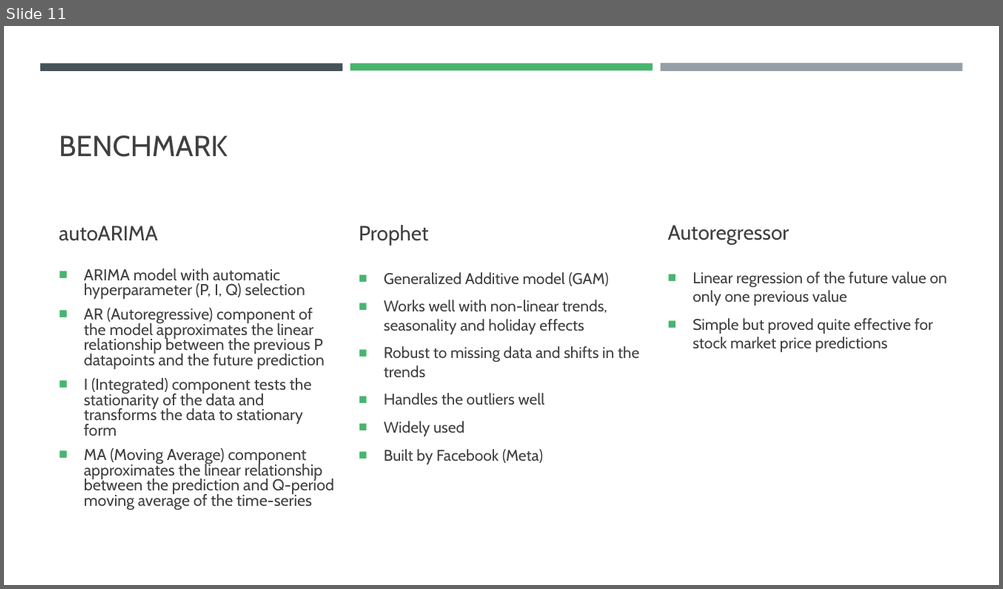
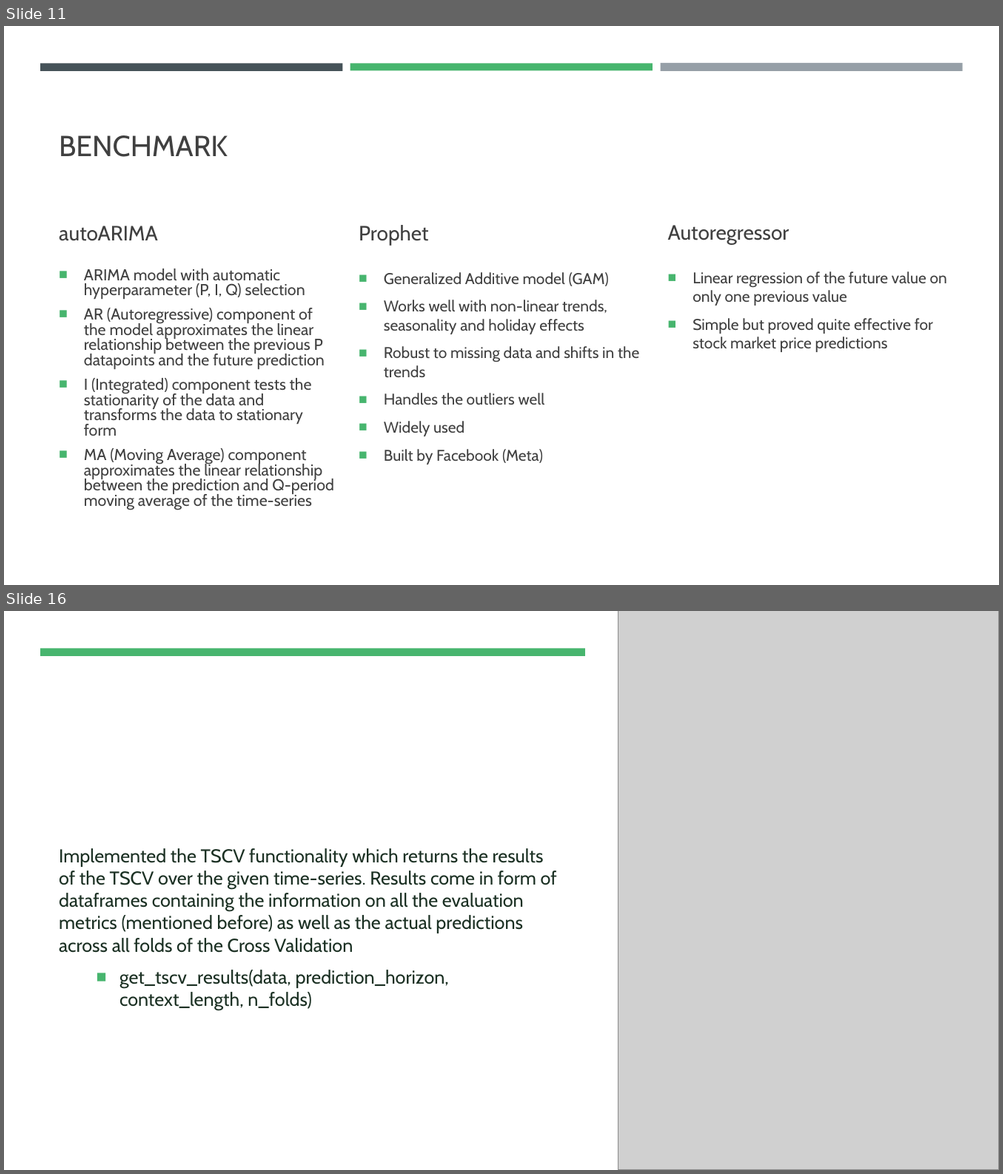
Before and after one commit to filip-topic/Time-Series-Foundation-Models-in-Financial-time-series-prediction, a slide deck: 17th of July Presentation.pptx. Shown one above the other, each under a label of ours: slide 11 before the commit, slides 11 and 16 after it; the slides between them are not shown. The pictures are 1003x589 and 1003x1174 pixels, drawn with LibreOffice and Linux fonts; fonts in the diff are those of the drawing; grey boxes stand for pictures. Boxes give left, top, right and bottom in pixels: in the first picture for what was removed or moved away, otherwise in the second. Text is boxed around its words. In the diff, an @@ line names an element or a change of style, - is before the commit and + after.

```diff
--- a/17th of July Presentation.pptx
+++ b/17th of July Presentation.pptx
@@ slide 16 added at box(4, 611, 999, 1170), background #FFFFFF @@
@@ rectangle added at box(4, 611, 999, 1170), fill #FFFFFF @@
@@ picture added at box(618, 611, 999, 1170) @@
@@ rectangle added at box(40, 648, 585, 655), fill #47B56E @@
@@ text added at box(59, 849, 557, 1011), 18 pt, text #1B3023 @@
+Implemented the TSCV functionality which returns the results of the TSCV over the given time-series. Results come in form of dataframes containing the information on all the evaluation metrics (mentioned before) as well as the actual predictions across all folds of the Cross Validation
+  ■ get_tscv_results(data, prediction_horizon, context_length, n_folds)
```
Also in this commit, not shown: 1 slide changed, 7 other slides added, 3 slides removed, 3 other files.
